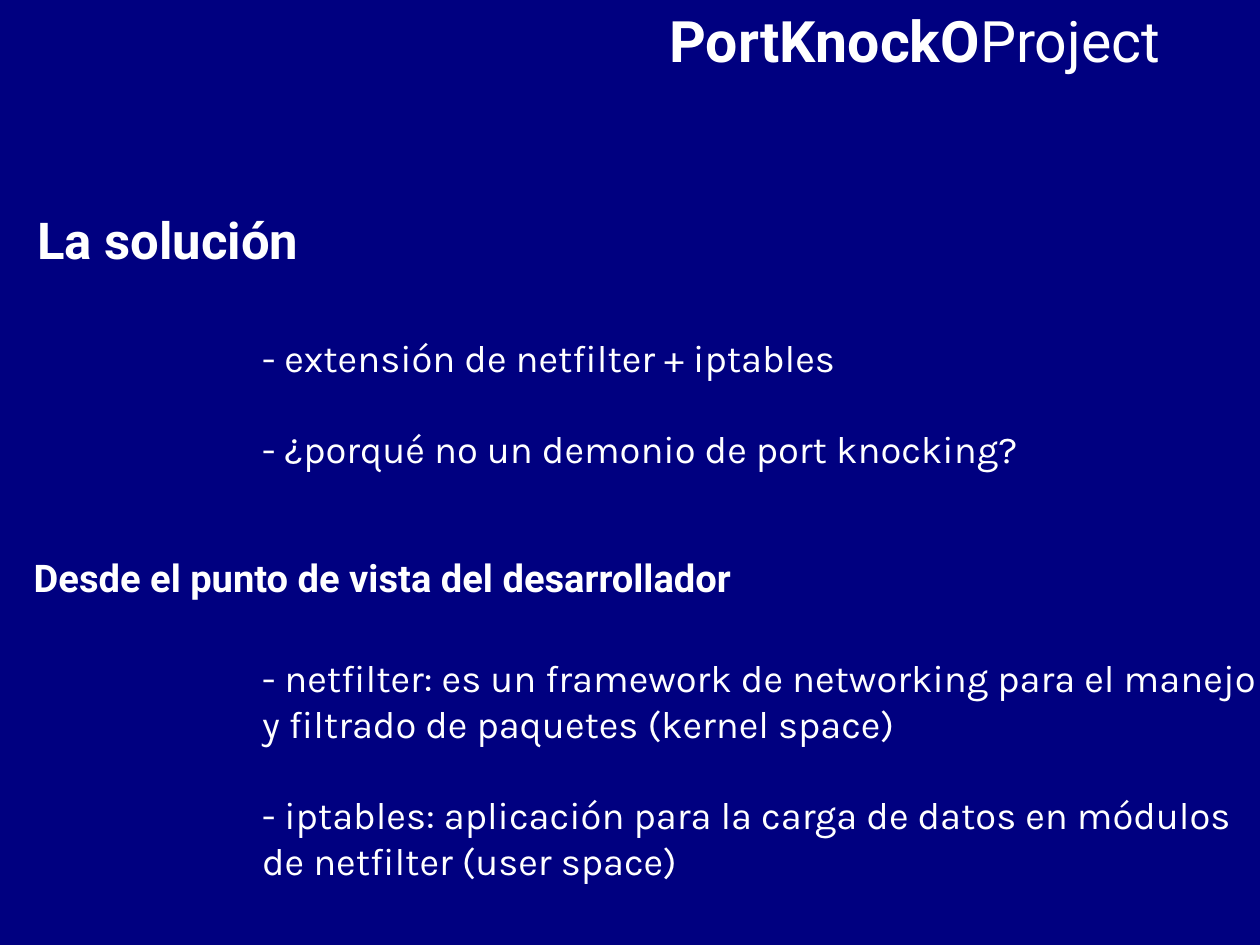
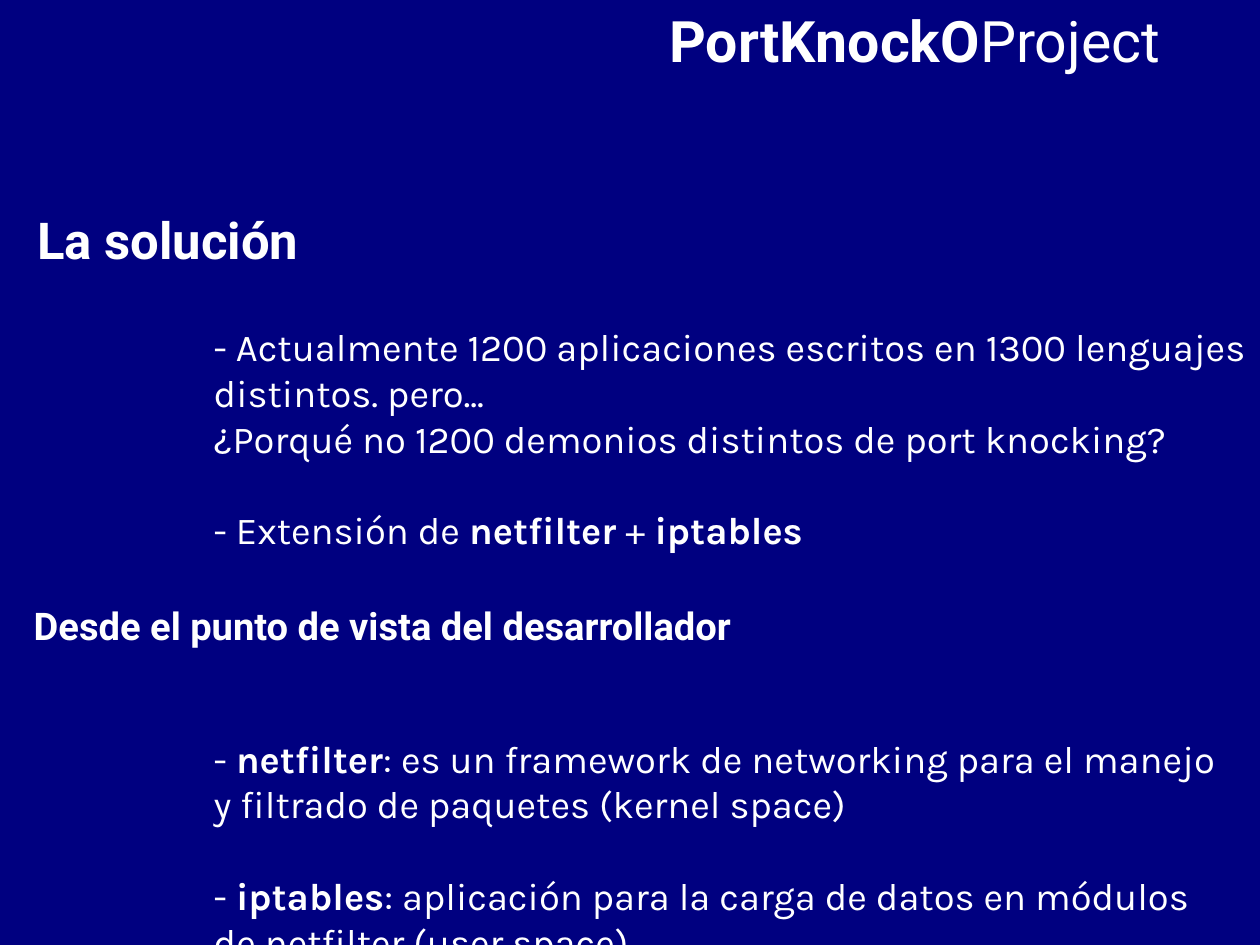
Before and after one commit to BackupTheBerlios/portknocko-svn, a slide deck: slide 6 of trunk/jornadas/jornadas.odp. Drawn at 1260x945 pixels with LibreOffice and Linux fonts; fonts in the diff are those of the drawing. Boxes give left, top, right and bottom in pixels: in the first picture for what was removed or moved away, otherwise in the second. Text is boxed around its words. In the diff, an @@ line names an element or a change of style, - is before the commit and + after.

```diff
--- a/trunk/jornadas/jornadas.odp
+++ b/trunk/jornadas/jornadas.odp
@@ text "- Actualmente 1200 aplicaciones escritos ...": place and size @@
-text "- Actualmente 1200 aplicaciones escritos ..." at (262, 343, 1256, 884)
+text "- Actualmente 1200 aplicaciones escritos ..." at (214, 334, 1245, 920)
@@ text at (214, 334, 1245, 553): text changed @@
-- extensión de netfilter + iptables
-- ¿porqué no un demonio de port knocking?
+- Actualmente 1200 aplicaciones escritos en 1300 lenguajes
+distintos. pero...
+¿Porqué no 1200 demonios distintos de port knocking?
+- Extensión de netfilter + iptables
@@ text "Desde el punto de vista ...": place and size @@
-text "Desde el punto de vista ..." at (34, 563, 731, 600)
+text "Desde el punto de vista ..." at (34, 611, 731, 648)
@@ text at (236, 746, 1215, 920): bold on in "netfilter:", "iptables:" @@
```
Also in this commit, not shown: 6 other slides changed, 1 slide added, 1 slide removed.
